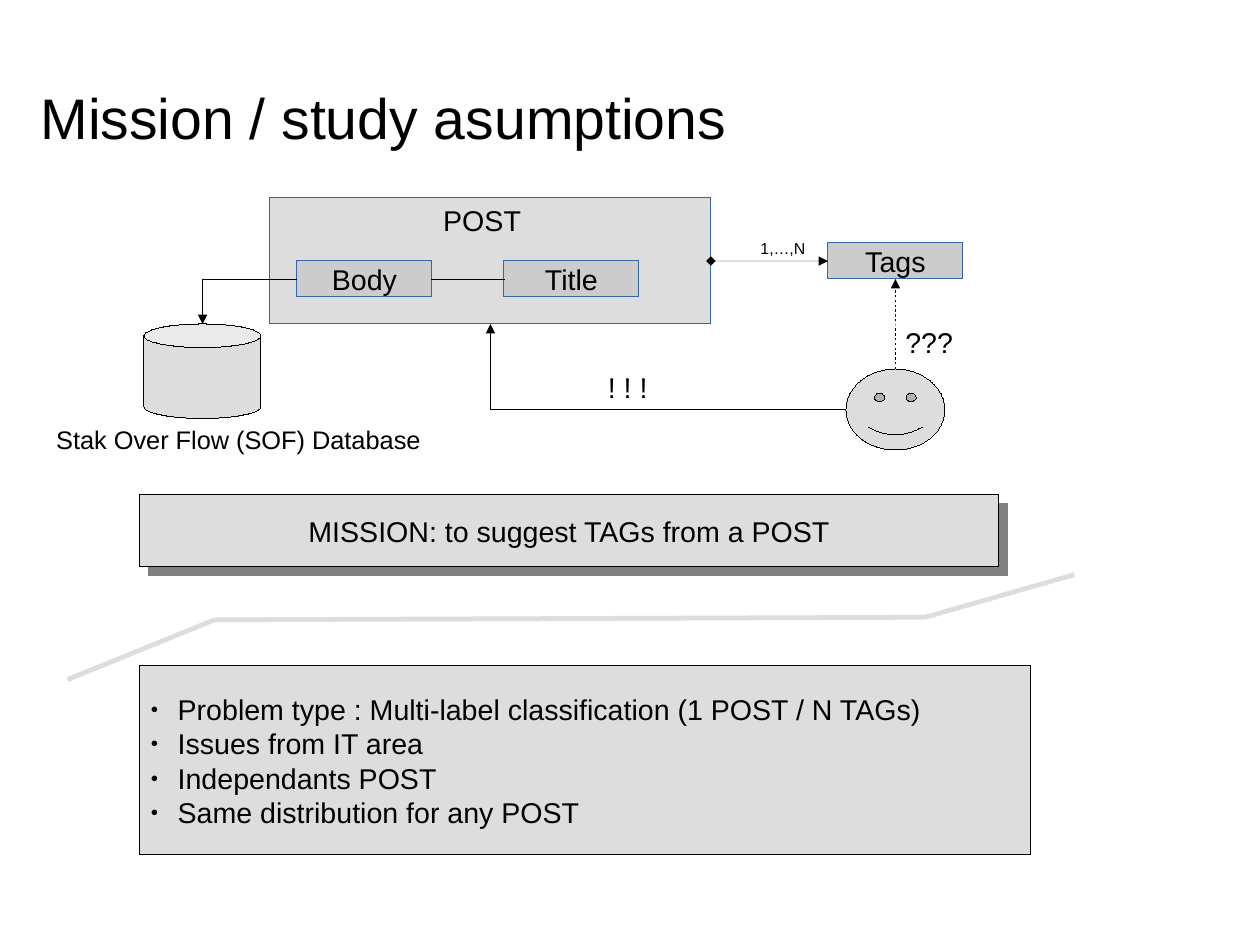
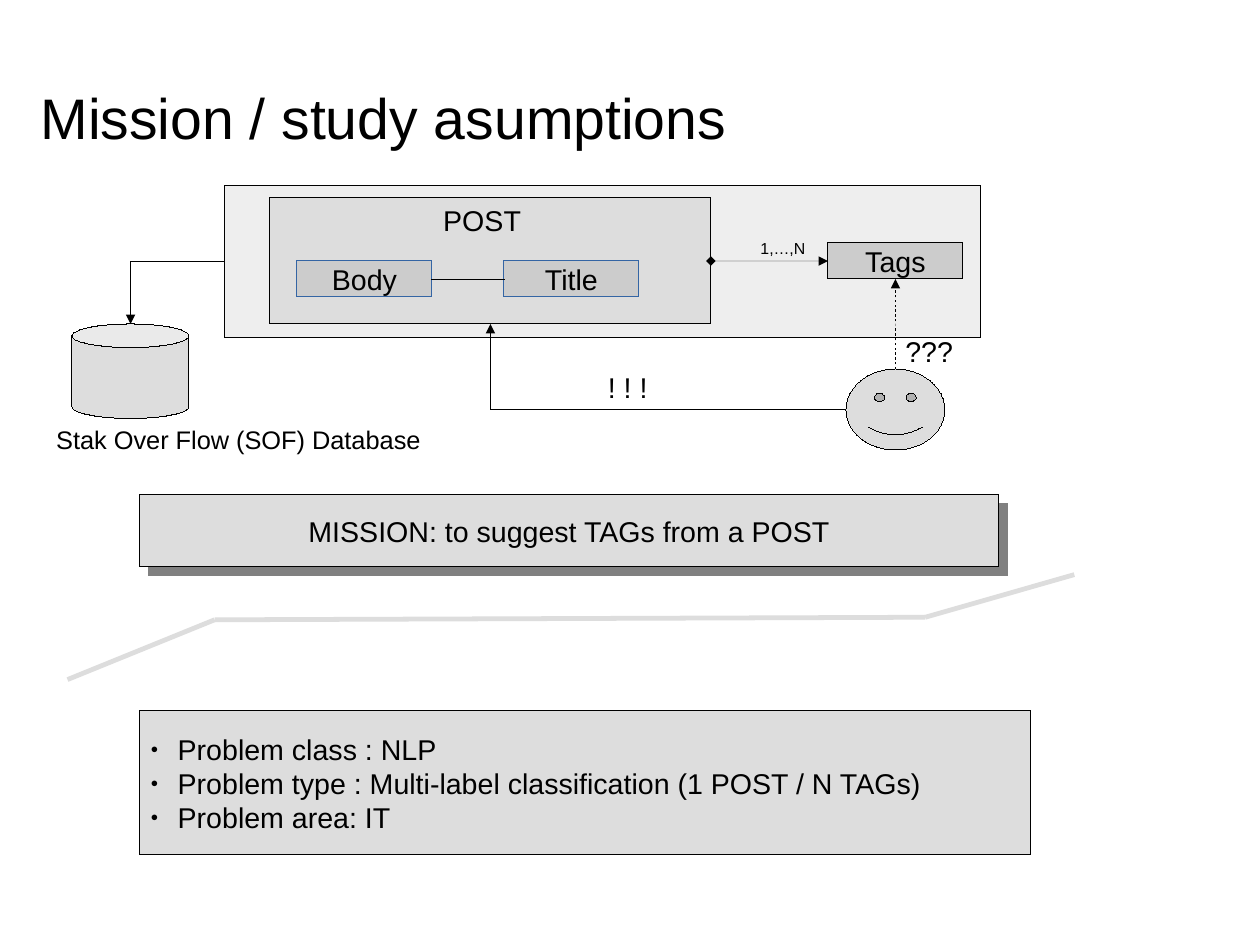
Before and after one commit to dataforcast/OC_Datascientist, a slide deck: slide 2 of P6/report/Openclassrooms_ParcoursDatascientist_P6-V1.odp. Drawn at 1260x945 pixels with LibreOffice and Linux fonts; fonts in the diff are those of the drawing; background and template pictures are left out. Boxes give left, top, right and bottom in pixels: in the first picture for what was removed or moved away, otherwise in the second. Text is boxed around its words. In the diff, an @@ line names an element or a change of style, - is before the commit and + after.

```diff
--- a/P6/report/Openclassrooms_ParcoursDatascientist_P6-V1.odp
+++ b/P6/report/Openclassrooms_ParcoursDatascientist_P6-V1.odp
@@ rectangle added at (x1=225, y1=185, x2=981, y2=337), fill #EEEEEE, outline #000000 0 pt @@
@@ rectangle at (x1=270, y1=198, x2=711, y2=324): outline #3465A4 0 pt to #000000 0 pt @@
@@ elbow arrow moved from (202, 325) - (297, 279) to (130, 324) - (225, 262) @@
@@ rectangle "Tags" at (x1=828, y1=244, x2=963, y2=279): outline #3465A4 0 pt to #000000 0 pt @@
@@ cylinder moved from (x1=144, y1=324, x2=261, y2=418) to (x1=72, y1=324, x2=189, y2=418) @@
@@ text "???" moved from (x1=828, y1=320, x2=1030, y2=365) to (x1=828, y1=328, x2=1030, y2=373) @@
@@ rectangle "Problem class : NLP" resized from (x1=139, y1=667, x2=1031, y2=855) to (x1=139, y1=711, x2=1031, y2=855) @@
@@ text in rectangle at (x1=178, y1=739, x2=437, y2=761): paragraph added @@
+● Problem class : NLP
@@ text in rectangle at (x1=178, y1=807, x2=390, y2=829): text changed @@
-● Issues from IT area
-● Independants POST
-● Same distribution for any POST
+● Problem area: IT
```
Also in this commit, not shown: 17 other slides changed, 2 slides added, 1 slide removed, 6 other files.
